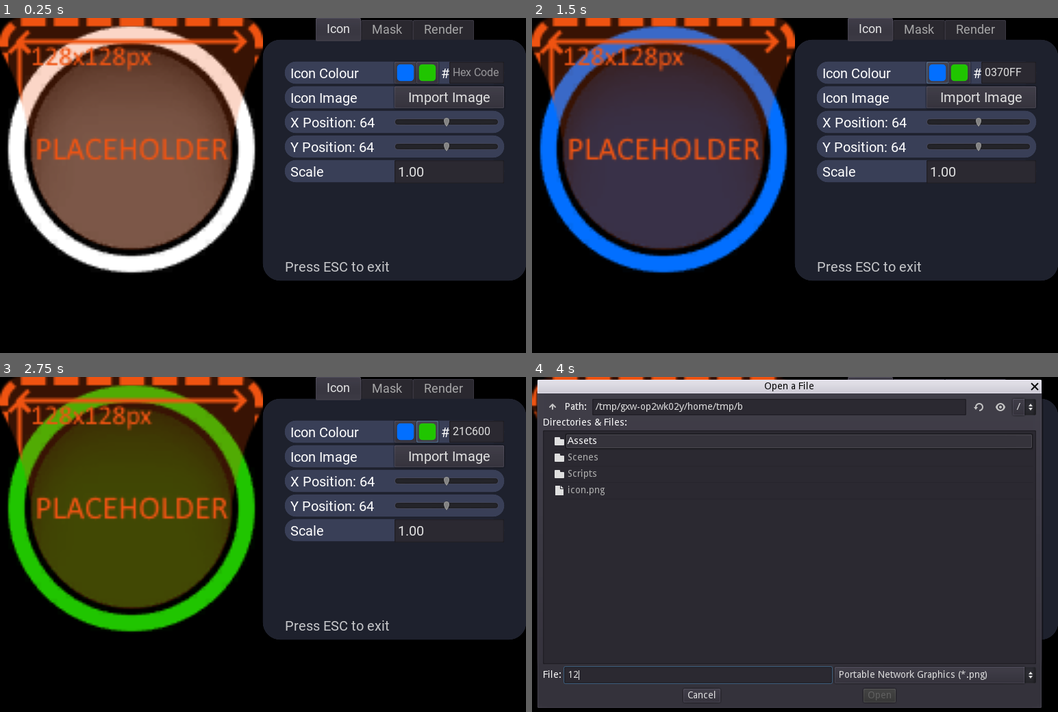
Above: before the commit, frames 1-4 (two rows, left to right).
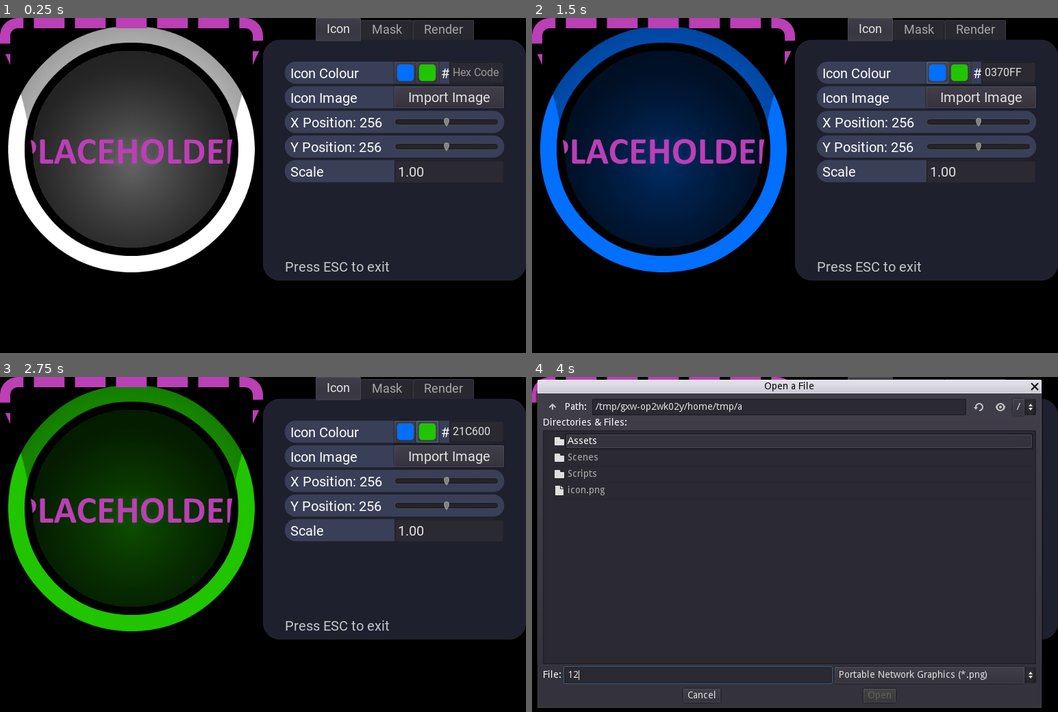
Above: after the commit, the same moments.

Repository: spark-slizer/lswicon
Game: Godot game, scene res://Scenes/World.tscn
Same seed, same stepped clock (60 frames per second), same inputs: the game is played once before the commit and once after it.
Inputs (mouse positions are in pixels of both pictures, inside the frame that each line leads up to):
- Up to frame 1 (0.25 s): no input
- Up to frame 2 (1.5 s): click (1010, 71) at 0.52 s; type "12" at 0.6 s; click (937, 71) at 1.25 s
- Up to frame 3 (2.75 s): click (426, 430) at 2 s
- Up to frame 4 (4 s): click "Import Image" at 2.75 s; click (700, 675) at 3.52 s; type "12" at 3.6 s

The runs differ from the first frame. In frame 1, 28% of the frame differs, in the area x 0-73%, y 0-77%; in frame 2, 28%; in frame 3, 28%; in frame 4, 0.5%.

Commit message:
high res icon stuff

Diff:
--- a/Scenes/World.tscn
+++ b/Scenes/World.tscn
@@ -1,6 +1,6 @@
 [gd_scene load_steps=16 format=2]
 
-[ext_resource path="res://Assets/iconwhite.png" type="Texture" id=1]
+[ext_resource path="res://Assets/iconwhite512.png" type="Texture" id=1]
 [ext_resource path="res://Scripts/World.gd" type="Script" id=2]
 [ext_resource path="res://Assets/Roboto-Regular.ttf" type="DynamicFontData" id=3]
 [ext_resource path="res://Assets/mask1.png" type="Texture" id=4]
@@ -65,22 +65,22 @@
 }
 
 [node name="Control" type="Control" parent="."]
-margin_right = 128.0
-margin_bottom = 128.0
-rect_scale = Vector2( 3, 3 )
+margin_right = 512.0
+margin_bottom = 512.0
+rect_scale = Vector2( 0.75, 0.75 )
 rect_clip_content = true
 
 [node name="Icon" type="Sprite" parent="Control"]
-position = Vector2( 64, 64 )
+position = Vector2( 256, 256 )
 texture = ExtResource( 1 )
 
 [node name="IconSprite" type="Sprite" parent="Control"]
 light_mask = 3
-position = Vector2( 64, 64 )
+position = Vector2( 256, 256 )
 texture = ExtResource( 5 )
 
 [node name="Mask" type="Light2D" parent="Control"]
-position = Vector2( 64, 64 )
+position = Vector2( 256, 256 )
 texture = ExtResource( 4 )
 mode = 3
 range_item_cull_mask = 2
@@ -205,8 +205,8 @@
 margin_top = 8.0
 margin_right = 312.0
 margin_bottom = 24.0
-max_value = 128.0
-value = 64.0
+max_value = 512.0
+value = 256.0
 
 [node name="YPos" type="Panel" parent="Settings/Icon/MarginContainer/GridContainer"]
 margin_top = 108.0
@@ -228,8 +228,8 @@
 margin_top = 8.0
 margin_right = 312.0
 margin_bottom = 24.0
-max_value = 128.0
-value = 64.0
+max_value = 512.0
+value = 256.0
 
 [node name="Scale" type="Panel" parent="Settings/Icon/MarginContainer/GridContainer"]
 margin_top = 144.0
@@ -353,9 +353,30 @@
 margin_right = 320.0
 margin_bottom = 416.0
 
+[node name="Original" type="Panel" parent="Settings/Render/MarginContainer/GridContainer"]
+margin_right = 320.0
+margin_bottom = 32.0
+rect_min_size = Vector2( 320, 32 )
+size_flags_horizontal = 2
+size_flags_vertical = 0
+custom_styles/panel = SubResource( 11 )
+
+[node name="Label" type="Label" parent="Settings/Render/MarginContainer/GridContainer/Original"]
+margin_left = 8.0
+margin_top = 5.0
+margin_bottom = 24.0
+text = "Original Icon Texture (128x)"
+
+[node name="CheckButton" type="CheckButton" parent="Settings/Render/MarginContainer/GridContainer/Original"]
+margin_left = 248.0
+margin_top = -4.0
+margin_right = 324.0
+margin_bottom = 36.0
+
 [node name="Render" type="Panel" parent="Settings/Render/MarginContainer/GridContainer"]
-margin_right = 320.0
-margin_bottom = 32.0
+margin_top = 36.0
+margin_right = 320.0
+margin_bottom = 68.0
 rect_min_size = Vector2( 320, 32 )
 size_flags_horizontal = 2
 size_flags_vertical = 0
@@ -368,9 +389,9 @@
 text = "Render"
 
 [node name="Label" type="Label" parent="Settings/Render/MarginContainer/GridContainer"]
-margin_top = 36.0
-margin_right = 320.0
-margin_bottom = 60.0
+margin_top = 72.0
+margin_right = 320.0
+margin_bottom = 96.0
 text = "Tool made by onepu#8773"
 
 [node name="Label" type="Label" parent="."]
@@ -408,6 +429,7 @@
 [connection signal="pressed" from="Settings/Icon/MarginContainer/GridContainer/IconColour/Green" to="." method="_on_Green_pressed"]
 [connection signal="pressed" from="Settings/Icon/MarginContainer/GridContainer/Icon Image/Button" to="." method="_on_Import_pressed"]
 [connection signal="toggled" from="Settings/Mask/MarginContainer/GridContainer/MaskEnabled/CheckButton" to="." method="_on_CheckButton_toggled"]
+[connection signal="toggled" from="Settings/Render/MarginContainer/GridContainer/Original/CheckButton" to="." method="_on_Original_CheckButton_toggled"]
 [connection signal="pressed" from="Settings/Render/MarginContainer/GridContainer/Render/Button" to="." method="_on_Render_pressed"]
 [connection signal="file_selected" from="FileDialog" to="." method="_on_FileDialog_file_selected"]
 [connection signal="file_selected" from="FileDialog2" to="." method="_on_FileDialog2_file_selected"]
--- a/Scripts/World.gd
+++ b/Scripts/World.gd
@@ -4,6 +4,7 @@
 var mask2 = preload("res://Assets/mask2.png")
 var mask3 = preload("res://Assets/mask3.png")
 var mask4 = preload("res://Assets/mask4.png")
+var original = false
 
 onready var lineedit = $Settings/Icon/MarginContainer/GridContainer/IconColour/LineEdit
 onready var icon = $Control/Icon
@@ -19,7 +20,7 @@
 func _ready():
 	get_tree().get_root().set_transparent_background(true)
 
-func _process(delta):
+func _process(_delta):
 	if Input.is_action_just_pressed("close"):
 		get_tree().quit()
 	if lineedit.text.length() > 5:
@@ -38,8 +39,12 @@
 
 	posxl.text = "X Position: "+str(posx.value)
 	posyl.text = "Y Position: "+str(posy.value)
-	iconsprite.position = Vector2(posx.value, posy.value)
-	iconsprite.scale = Vector2(float(scaleinput.text), float(scaleinput.text))
+	if original:
+		iconsprite.scale = Vector2(float(scaleinput.text)*.25, float(scaleinput.text)*.25)
+		iconsprite.position = Vector2(posx.value*.25, posy.value*.25)
+	else:
+		iconsprite.scale = Vector2(float(scaleinput.text), float(scaleinput.text))
+		iconsprite.position = Vector2(posx.value, posy.value)
 	$Settings/Mask/MarginContainer/GridContainer/Type/Label.text = "Type: "+str(type.value)
 	$Settings/Mask/MarginContainer/GridContainer/Angle/Label.text = "Angle: "+str(rot.value)+"°"
 	$Control/Mask.rotation_degrees = rot.value
@@ -56,6 +61,26 @@
 func _on_CheckButton_toggled(button_pressed):
 	$Control/Mask.enabled = button_pressed
 
+func _on_Original_CheckButton_toggled(button_pressed):
+	if button_pressed:
+		original = true
+		icon.texture = load("res://Assets/iconwhite.png")
+		icon.position = Vector2(64,64)
+		iconsprite.position = Vector2(64,64)
+		$Control/Mask.position = Vector2(64,64)
+		$Control/Mask.scale = Vector2(0.25,0.25)
+		$Control.rect_size = Vector2(128,128)
+		$Control.rect_scale = Vector2(3,3)
+	else:
+		original = false
+		icon.texture = load("res://Assets/iconwhite512.png")
+		icon.position = Vector2(256,256)
+		iconsprite.position = Vector2(256,256)
+		$Control/Mask.position = Vector2(256,256)
+		$Control/Mask.scale = Vector2(1,1)
+		$Control.rect_size = Vector2(512,512)
+		$Control.rect_scale = Vector2(0.75,0.75)
+
 func _on_FileDialog_file_selected(path):
 	var image = Image.new()
 	image.load(path)
@@ -65,16 +90,28 @@
 
 func _on_Render_pressed():
 	$Control.rect_scale = Vector2(1,1)
+	$Settings.visible = false
+	$Label.visible = false
 	$FileDialog2.popup()
 
 func _on_FileDialog2_file_selected(path):
 	yield(get_tree().create_timer(0.5), "timeout")
 	save_to(path)
-	$Control.rect_scale = Vector2(3,3)
+	if original:
+		$Control.rect_scale = Vector2(3,3)
+	else:
+		$Control.rect_scale = Vector2(0.75,0.75)
+	$Settings.visible = true
+	$Label.visible = true
 
 func _on_FileDialog2_popup_hide():
 	yield(get_tree().create_timer(0.5), "timeout")
-	$Control.rect_scale = Vector2(3,3)
+	if original:
+		$Control.rect_scale = Vector2(3,3)
+	else:
+		$Control.rect_scale = Vector2(0.75,0.75)
+	$Settings.visible = true
+	$Label.visible = true
 
 export(NodePath) var viewport_path = null
 
@@ -83,6 +120,9 @@
 func save_to(path):
 	var img = target_viewport.get_texture().get_data()
 	img.flip_y()
-	img.crop(128,128)
+	if original:
+		img.crop(128,128)
+	else:
+		img.crop(512,512)
 	img.convert(Image.FORMAT_RGBA8)
 	return img.save_png(path)
Binary file added: Assets/iconwhite512.png
Not shown, added: Assets/iconwhite512.png.import
Binary file changed: Assets/mask1.png
Binary file changed: Assets/mask2.png
Binary file changed: Assets/mask3.png
Binary file changed: Assets/mask4.png
Binary file changed: Assets/placeholder.png
Not shown, changed: export_presets.cfg
